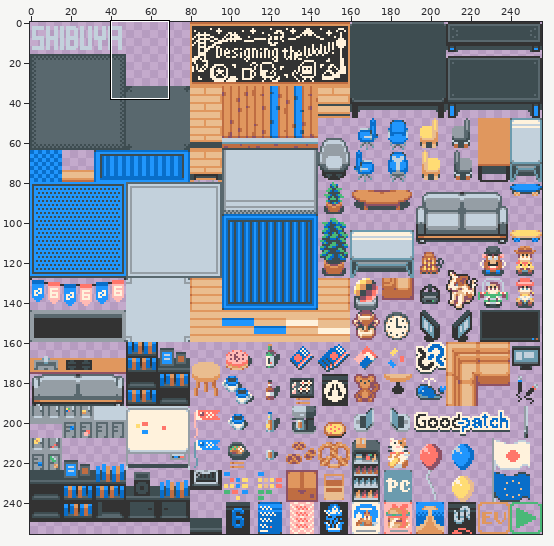
Two versions of one sprite sheet, tileset_inside.png. Above: a wide view before the commit, with the close-up outlined.
Close-up. The starting point:
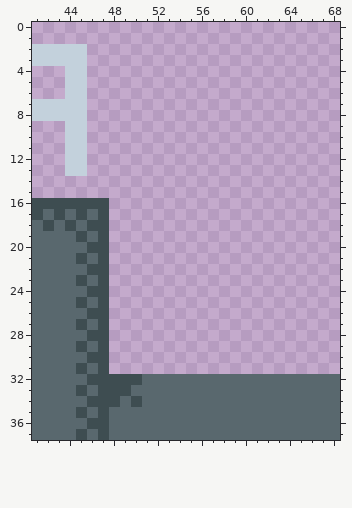
The file is 256x256 pixels. Shown: x 41..68, y 0..37.
New version:
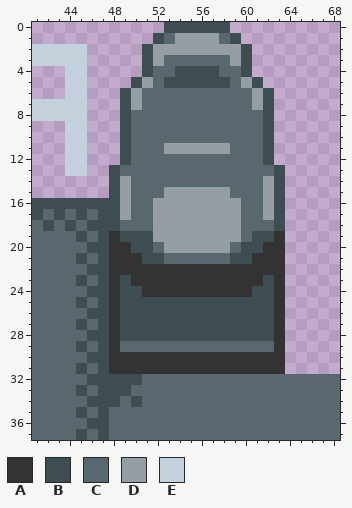
Palette (. is transparent): A #333333  B #3e4d51  C #59686e  D #959ea5  E #c3d1dc
Changes in this commit:
Changed rows in their new state; - is an unchanged pixel.
first column x 48:
 0 -----BBBBBB-----
 1 ----BCDDDDCB----
 2 ---BDDDDDDDDB---
 3 ---BDCCCCCCDB---
 4 ---BCCBBBBCCB---
 5 --BDCBBBBBBCDB--
 6 -BDCCCCCCCCCCDB-
 7 -BDCCCCCCCCCCDB-
 8 -BCCCCCCCCCCCCB-
 9 -BCCCCCCCCCCCCB-
10 -BCCCCCCCCCCCCB-
11 -BCCCDDDDDDCCCB-
12 -BCCCCCCCCCCCCB-
13 BCCCCCCCCCCCCCCB
14 BDCCCCCCCCCCCCDB
15 BDCCCDDDDDDCCCDB
16 BDCCDDDDDDDDCCDB
17 BDCCDDDDDDDDCCDB
18 BCCCDDDDDDDDCCCB
19 ABBBDDDDDDDDCBBA
20 AABBCDDDDDDCBBAA
21 AAABBCCCCCCBBAAA
22 AAAAAAAAAAAAAAAA
23 ABAAAAAAAAAAAABA
24 ABBAAAAAAAAAABBA
25 ABBBBBBBBBBBBBBA
26 ABBBBBBBBBBBBBBA
27 ABBBBBBBBBBBBBBA
28 ABBBBBBBBBBBBBBA
29 ACCCCCCCCCCCCCCA
30 AAAAAAAAAAAAAAAA
31 AAAAAAAAAAAAAAAA
Boxes around the changes in both close-ups, in picture pixels (x1, y1, x2, y2):
added: (109, 22, 285, 374)
